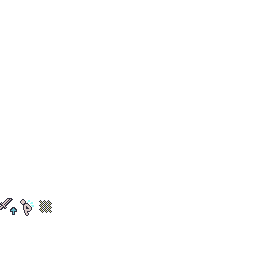
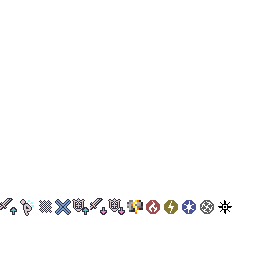
Revision of a layered 256×256 image; what changed, layer by layer:
added group "elem" with 2 layers above "angry" over [146,200,232,214]
added layer "elements_mark" in group "elem" over [149,200,232,214]
added layer "elements_bg" in group "elem" over [146,200,232,214]
added layer "angry" above "ref" over [127,200,143,214]
added layer "seal" above "atk" over [55,199,71,215]
added layer "def" in group "atk" over [72,198,121,212]
painted on "up" over [82,207,89,215]
added layer "down" in group "atk" over [100,207,125,215]
painted on "atk #1" over [90,198,103,210]
